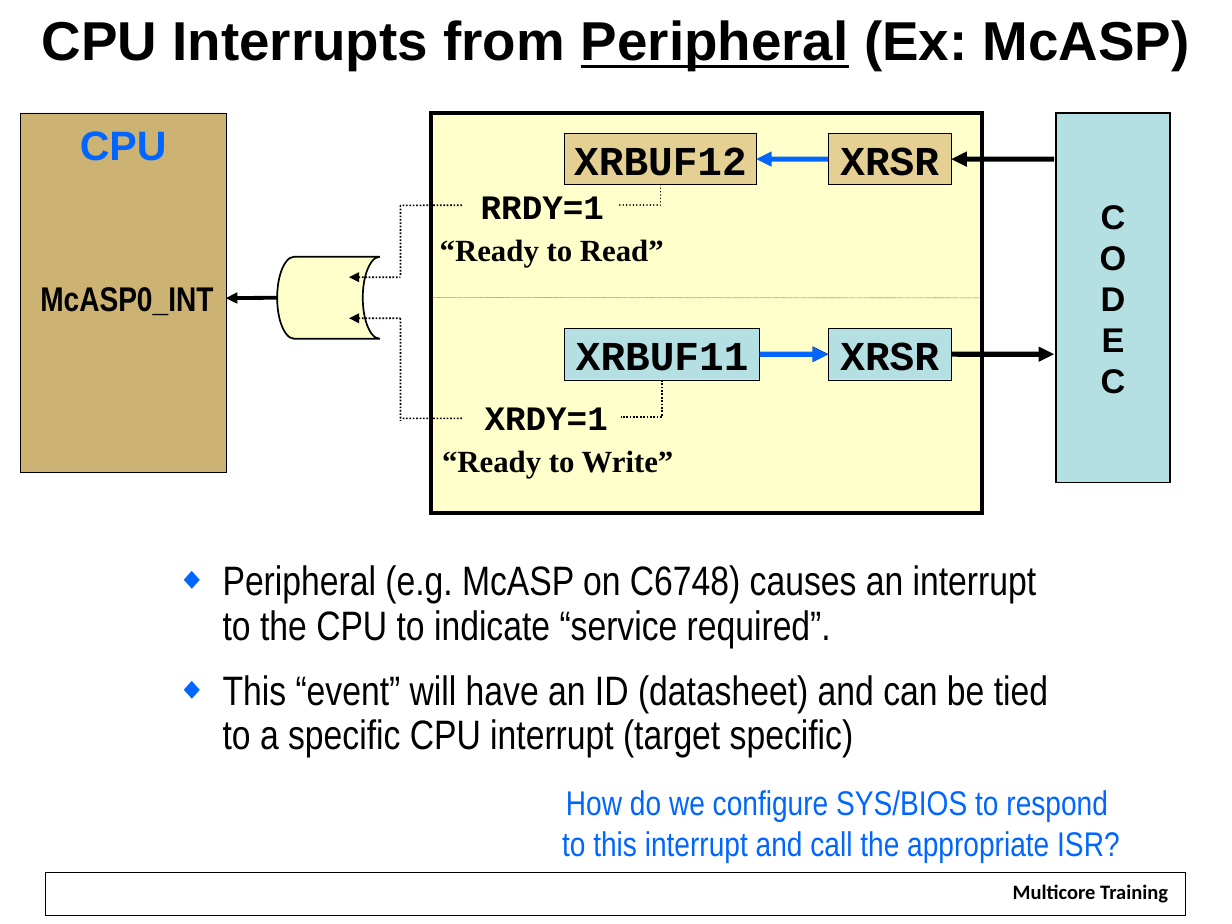
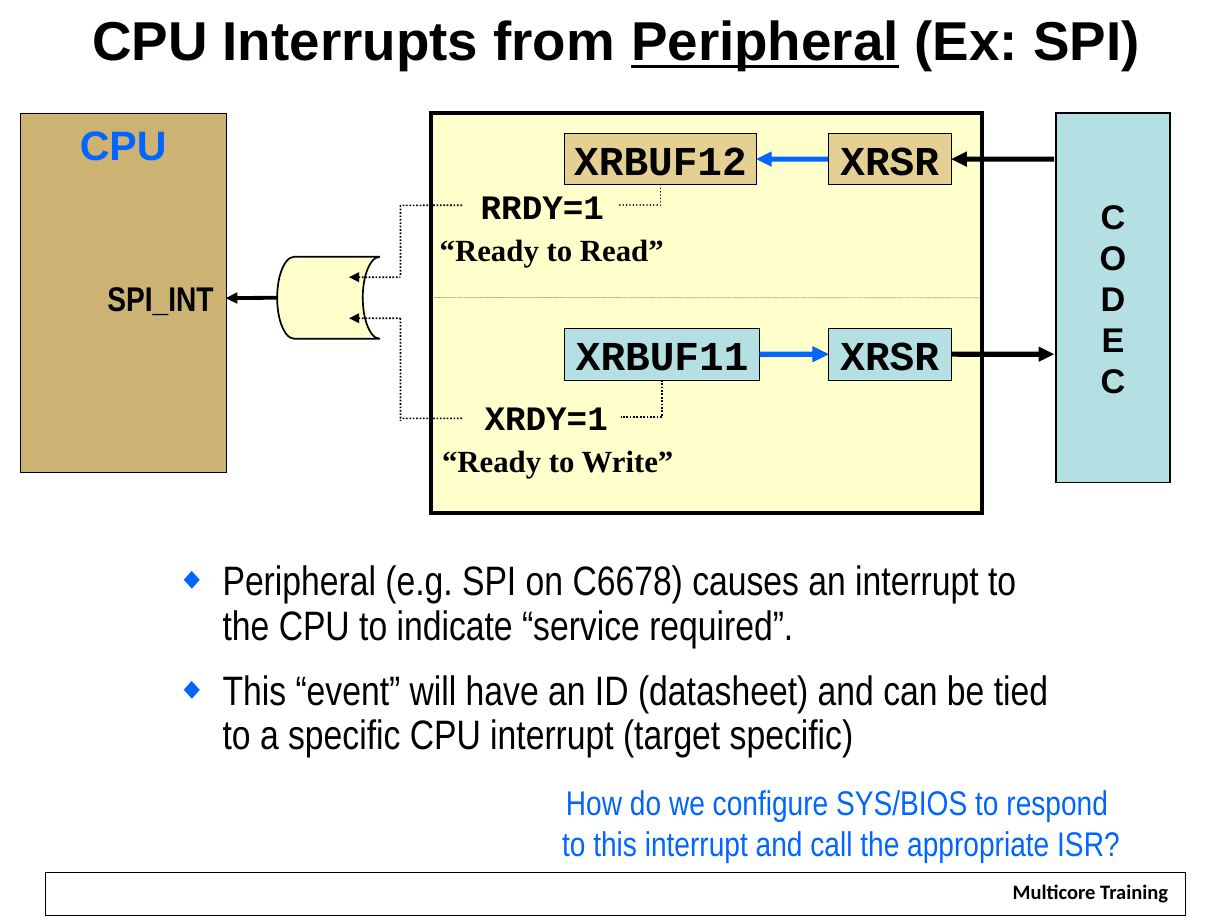
Before and after one commit to hari1989/keystone-workshop, a slide deck: slide 38 of slides/Intro to SYSBIOS.pptx. Drawn at 1232x924 pixels with LibreOffice and Linux fonts; fonts in the diff are those of the drawing; background and template pictures are left out. Boxes give left, top, right and bottom in pixels: in the first picture for what was removed or moved away, otherwise in the second. Text is boxed around its words. In the diff, an @@ line names an element or a change of style, - is before the commit and + after.

```diff
--- a/slides/Intro to SYSBIOS.pptx
+++ b/slides/Intro to SYSBIOS.pptx
@@ title at bbox=[92, 20, 1139, 70]: text changed @@
-CPU Interrupts from Peripheral (Ex: McASP)
+CPU Interrupts from Peripheral (Ex: SPI)
@@ text at bbox=[107, 287, 213, 315]: text changed @@
-McASP0_INT
+SPI_INT
@@ text at bbox=[223, 565, 1016, 647]: text changed @@
-◆ Peripheral (e.g. McASP on C6748) causes an interrupt to the CPU to indicate “service required”.
+◆ Peripheral (e.g. SPI on C6678) causes an interrupt to the CPU to indicate “service required”.
```
Also in this commit, not shown: 4 other slides changed.
